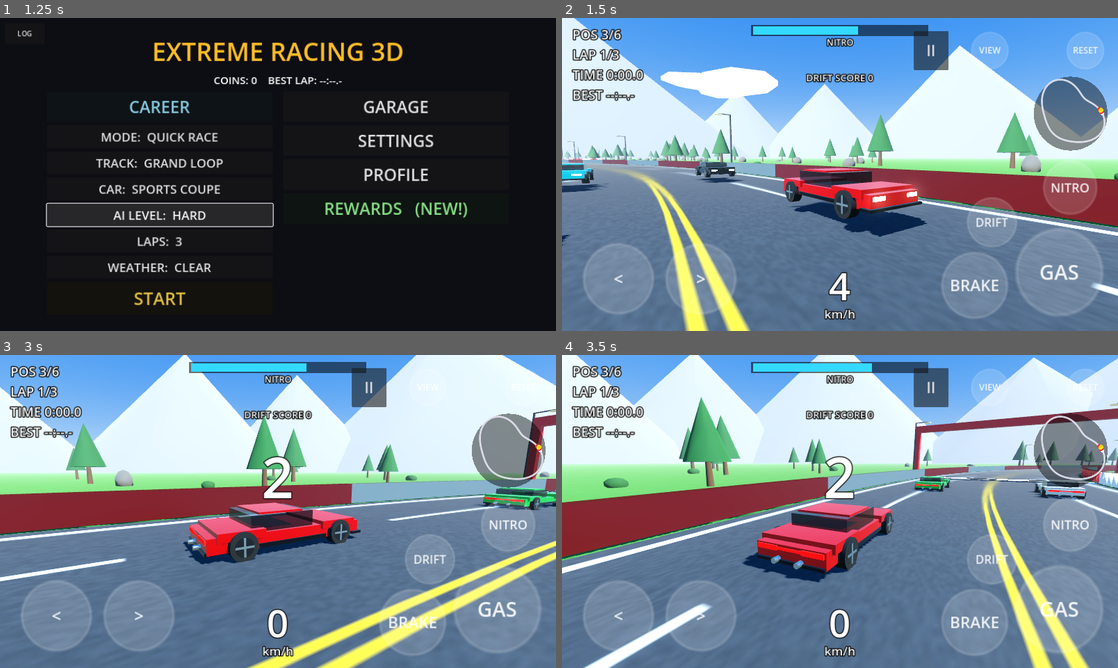
Above: before the commit, frames 1-4 (two rows, left to right).
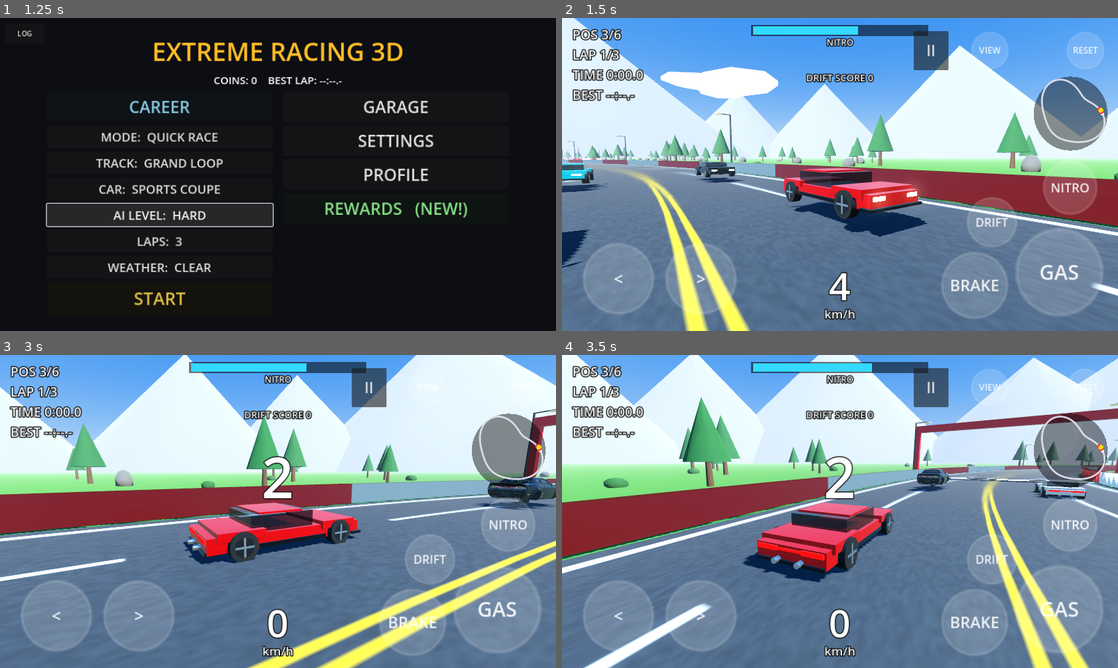
Above: after the commit, the same moments.

Repository: talhaluxury/ExtremeRacing3D
Game: Godot game, scene res://scenes/boot.tscn
Two runs of this game, one before a commit and one after it. Both use one fixed random seed, a clock stepped at 60 frames per second and the inputs below.
Inputs (mouse positions are in pixels of both pictures, inside the frame that each line leads up to):
- Up to frame 1 (1.25 s): click "AI LEVEL: NORMAL" at 0.5 s
- Up to frame 2 (1.5 s): click "START" at 1.25 s
- Up to frame 3 (3 s): move the mouse to (400, 495) at 2.02 s; hold D (steer_right) 2.03-2.75 s; tap V (change_view) at 2.1 s; click (400, 495) at 2.17 s; drag from (166, 527) to (250, 574) at 2.77 s
- Up to frame 4 (3.5 s): no input

Frame 1 is identical in both runs. In frame 2, 0.3% of the frame differs, in the area x 0-6%, y 67-80%; in frame 3, 1.0%, in the area x 86-100%, y 38-50%; in frame 4, 0.4%.

Commit message:
Add muscle_car model

Diff:
--- a/scripts/car_controller.gd
+++ b/scripts/car_controller.gd
@@ -579,22 +579,79 @@
     return root
 
 
+## Model file for this car: the "glb" path from car_data.gd, else
+## assets/cars/<id>/scene.gltf (a zipped Sketchfab download), scene.glb or <id>.gltf.
+func _find_model_path() -> String:
+    var cands: Array[String] = []
+    var p := str(data.get("glb", ""))
+    if p != "":
+        cands.append(p)
+    var id := str(data["id"])
+    for c: String in ["res://assets/cars/%s/scene.gltf", "res://assets/cars/%s/scene.glb", "res://assets/cars/%s.gltf"]:
+        cands.append(c % id)
+    for c: String in cands:
+        if ResourceLoader.exists(c):
+            return c
+    return ""
+
+
 func _try_load_glb() -> void:
-    var path: String = str(data.get("glb", ""))
-    if path == "" or not ResourceLoader.exists(path):
+    var path := _find_model_path()
+    if path == "":
         return
-    var res = load(path)
+    var res: Variant = load(path)
     if not (res is PackedScene):
         return
     var inst := (res as PackedScene).instantiate() as Node3D
     if inst == null:
         return
-    inst.scale = Vector3.ONE * float(data.get("glb_scale", 1.0))
-    inst.rotation.y = deg_to_rad(float(data.get("glb_rotation_y", 0.0)))
-    inst.position = data.get("glb_offset", Vector3.ZERO)
+    if bool(data.get("glb_autofit", true)):
+        _fit_glb(inst)
+    else:
+        inst.scale = Vector3.ONE * float(data.get("glb_scale", 1.0))
+        inst.rotation.y = deg_to_rad(float(data.get("glb_rotation_y", 0.0)))
+        inst.position = data.get("glb_offset", Vector3.ZERO)
     add_child(inst)
     _body_visual.queue_free()
     _tail_mats.clear()
     if bool(data.get("glb_has_wheels", false)):
         for v in _wheel_visuals:
             v.queue_free()
+
+
+## Scales the model to the car's length, turns its long side along the driving
+## direction (front = -Z, glTF models usually face +Z so it is turned 180
+## degrees; use "glb_rotation_y": 180 in car_data.gd if one comes out
+## backwards), centres it and puts its lowest point on the ground.
+func _fit_glb(inst: Node3D) -> void:
+    var box := _glb_bounds(inst, Transform3D.IDENTITY)
+    if box.size.length() < 0.01:
+        return
+    var yaw := 0.0
+    if box.size.x > box.size.z:
+        yaw = PI * 0.5
+    yaw += PI + deg_to_rad(float(data.get("glb_rotation_y", 0.0)))
+    var long_len := maxf(box.size.x, box.size.z)
+    var k := float(data["length"]) / long_len * float(data.get("glb_scale", 1.0))
+    var b := Basis(Vector3.UP, yaw) * Basis.from_scale(Vector3.ONE * k)
+    var center := box.get_center()
+    var bottom := Vector3(center.x, box.position.y, center.z)
+    var offset: Vector3 = data.get("glb_offset", Vector3.ZERO)
+    inst.transform = Transform3D(b, -(b * bottom) + offset)
+
+
+func _glb_bounds(n: Node, xf: Transform3D) -> AABB:
+    var out := AABB()
+    var have := false
+    if n is MeshInstance3D:
+        var mi := n as MeshInstance3D
+        if mi.mesh != null:
+            out = xf * mi.get_aabb()
+            have = true
+    for c in n.get_children():
+        if c is Node3D:
+            var sub := _glb_bounds(c, xf * (c as Node3D).transform)
+            if sub.size.length() > 0.0:
+                out = sub if not have else out.merge(sub)
+                have = true
+    return out
--- a/scripts/car_data.gd
+++ b/scripts/car_data.gd
@@ -44,7 +44,7 @@
     {
         "id": "sports_coupe", "name": "Sports Coupe", "price": 0,
         "glb": "res://assets/cars/sports_coupe.glb", "glb_scale": 1.0, "glb_rotation_y": 0.0,
-        "glb_offset": Vector3(0, 0, 0), "glb_has_wheels": false,
+        "glb_offset": Vector3(0, 0, 0), "glb_has_wheels": true,
         "color": Color(0.82, 0.06, 0.07),
         "mass": 1250.0, "accel": 9.5, "max_speed": 62.0, "grip": 24.0, "brake": 22.0,
         "length": 4.4, "width": 1.85, "spoiler": false,
@@ -53,7 +53,7 @@
     {
         "id": "muscle_car", "name": "Muscle Car", "price": 1500,
         "glb": "res://assets/cars/muscle_car.glb", "glb_scale": 1.0, "glb_rotation_y": 0.0,
-        "glb_offset": Vector3(0, 0, 0), "glb_has_wheels": false,
+        "glb_offset": Vector3(0, 0, 0), "glb_has_wheels": true,
         "color": Color(0.05, 0.2, 0.75),
         "mass": 1650.0, "accel": 10.5, "max_speed": 70.0, "grip": 22.0, "brake": 21.0,
         "length": 4.8, "width": 1.95, "spoiler": false,
@@ -62,7 +62,7 @@
     {
         "id": "luxury_sedan", "name": "Luxury Sports Sedan", "price": 2500,
         "glb": "res://assets/cars/luxury_sedan.glb", "glb_scale": 1.0, "glb_rotation_y": 0.0,
-        "glb_offset": Vector3(0, 0, 0), "glb_has_wheels": false,
+        "glb_offset": Vector3(0, 0, 0), "glb_has_wheels": true,
         "color": Color(0.25, 0.27, 0.30),
         "mass": 1700.0, "accel": 10.0, "max_speed": 68.0, "grip": 25.0, "brake": 23.0,
         "length": 4.9, "width": 1.90, "spoiler": false,
@@ -71,7 +71,7 @@
     {
         "id": "supercar", "name": "Supercar", "price": 4000,
         "glb": "res://assets/cars/supercar.glb", "glb_scale": 1.0, "glb_rotation_y": 0.0,
-        "glb_offset": Vector3(0, 0, 0), "glb_has_wheels": false,
+        "glb_offset": Vector3(0, 0, 0), "glb_has_wheels": true,
         "color": Color(0.95, 0.6, 0.05),
         "mass": 1350.0, "accel": 12.0, "max_speed": 78.0, "grip": 28.0, "brake": 26.0,
         "length": 4.5, "width": 1.98, "spoiler": true,
@@ -80,7 +80,7 @@
     {
         "id": "grand_tourer", "name": "Premium Grand Tourer", "price": 6000,
         "glb": "res://assets/cars/grand_tourer.glb", "glb_scale": 1.0, "glb_rotation_y": 0.0,
-        "glb_offset": Vector3(0, 0, 0), "glb_has_wheels": false,
+        "glb_offset": Vector3(0, 0, 0), "glb_has_wheels": true,
         "color": Color(0.85, 0.65, 0.12),
         "mass": 1600.0, "accel": 11.0, "max_speed": 74.0, "grip": 26.0, "brake": 24.0,
         "length": 4.7, "width": 1.95, "spoiler": false,
@@ -89,7 +89,7 @@
     {
         "id": "electric", "name": "Electric Performance", "price": 8000,
         "glb": "res://assets/cars/electric.glb", "glb_scale": 1.0, "glb_rotation_y": 0.0,
-        "glb_offset": Vector3(0, 0, 0), "glb_has_wheels": false,
+        "glb_offset": Vector3(0, 0, 0), "glb_has_wheels": true,
         "color": Color(0.05, 0.70, 0.85),
         "mass": 1800.0, "accel": 13.5, "max_speed": 76.0, "grip": 27.0, "brake": 25.0,
         "length": 4.8, "width": 1.95, "spoiler": false,
@@ -98,7 +98,7 @@
     {
         "id": "racing_supercar", "name": "Racing Supercar", "price": 12000,
         "glb": "res://assets/cars/racing_supercar.glb", "glb_scale": 1.0, "glb_rotation_y": 0.0,
-        "glb_offset": Vector3(0, 0, 0), "glb_has_wheels": false,
+        "glb_offset": Vector3(0, 0, 0), "glb_has_wheels": true,
         "color": Color(0.42, 0.10, 0.70),
         "mass": 1200.0, "accel": 13.0, "max_speed": 84.0, "grip": 31.0, "brake": 29.0,
         "length": 4.5, "width": 2.0, "spoiler": true,
@@ -107,7 +107,7 @@
     {
         "id": "hypercar", "name": "Hypercar", "price": 18000,
         "glb": "res://assets/cars/hypercar.glb", "glb_scale": 1.0, "glb_rotation_y": 0.0,
-        "glb_offset": Vector3(0, 0, 0), "glb_has_wheels": false,
+        "glb_offset": Vector3(0, 0, 0), "glb_has_wheels": true,
         "color": Color(0.93, 0.93, 0.95),
         "mass": 1300.0, "accel": 14.5, "max_speed": 92.0, "grip": 33.0, "brake": 31.0,
         "length": 4.6, "width": 2.02, "spoiler": true,
Not shown, added: assets/cars/muscle_car/license.txt
Binary file added: assets/cars/muscle_car/scene.bin
Not shown, added: assets/cars/muscle_car/scene.gltf
Binary file added: assets/cars/muscle_car/textures/Badges_baseColor.png
Binary file added: assets/cars/muscle_car/textures/Badges_normal.png
Binary file added: assets/cars/muscle_car/textures/Engine_baseColor.png
Binary file added: assets/cars/muscle_car/textures/Engine_metallicRoughness.png
Binary file added: assets/cars/muscle_car/textures/Engine_normal.png
Binary file added: assets/cars/muscle_car/textures/GRToyota_LBGRSupraRewardRecycled_2020_CallipersCalliperBa_12b8cb9_baseColor.png
Binary file added: assets/cars/muscle_car/textures/GRToyota_LBGRSupraRewardRecycled_2020_Wheel1A_3DWheel3A_D_825e6f2_baseColor.png
Binary file added: assets/cars/muscle_car/textures/GRToyota_LBGRSupraRewardRecycled_2020_Wheel1A_3DWheel3A_D_825e6f2_normal.png
Binary file added: assets/cars/muscle_car/textures/Grille_A_baseColor.png
(and 20 more such lines)
